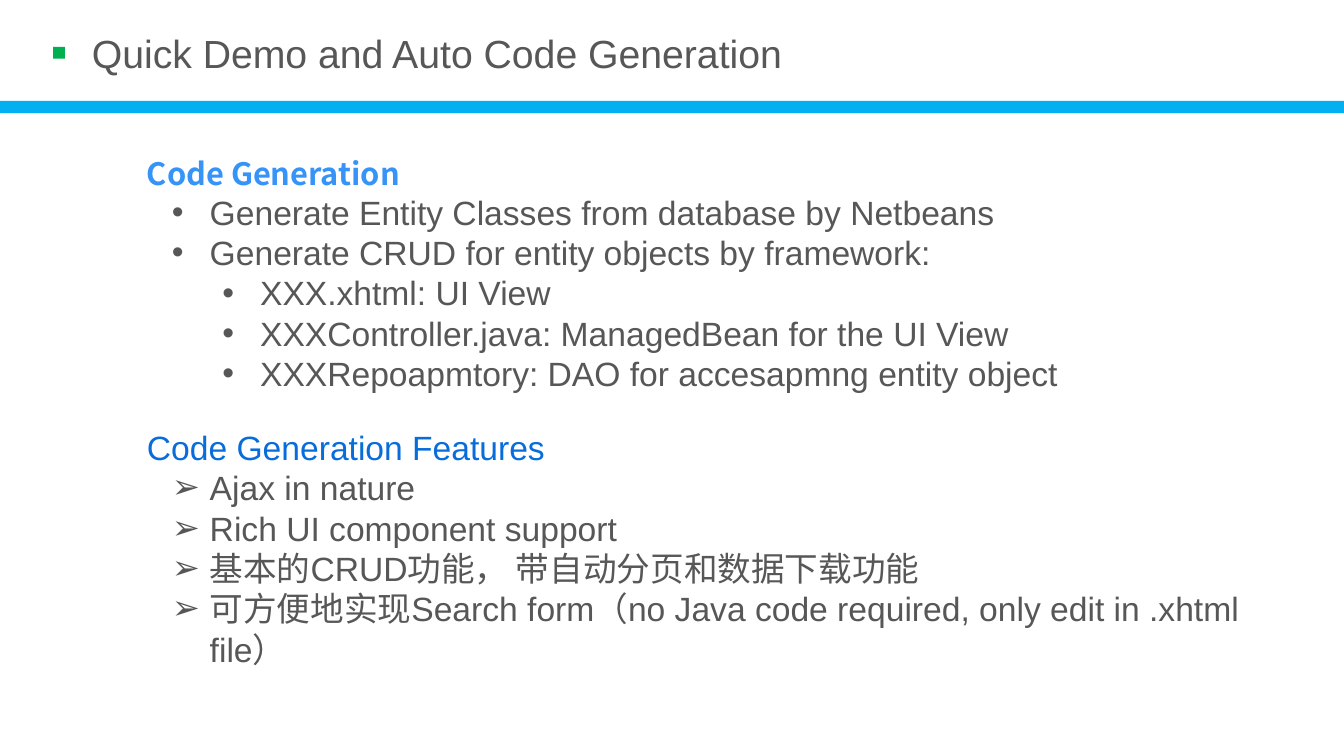
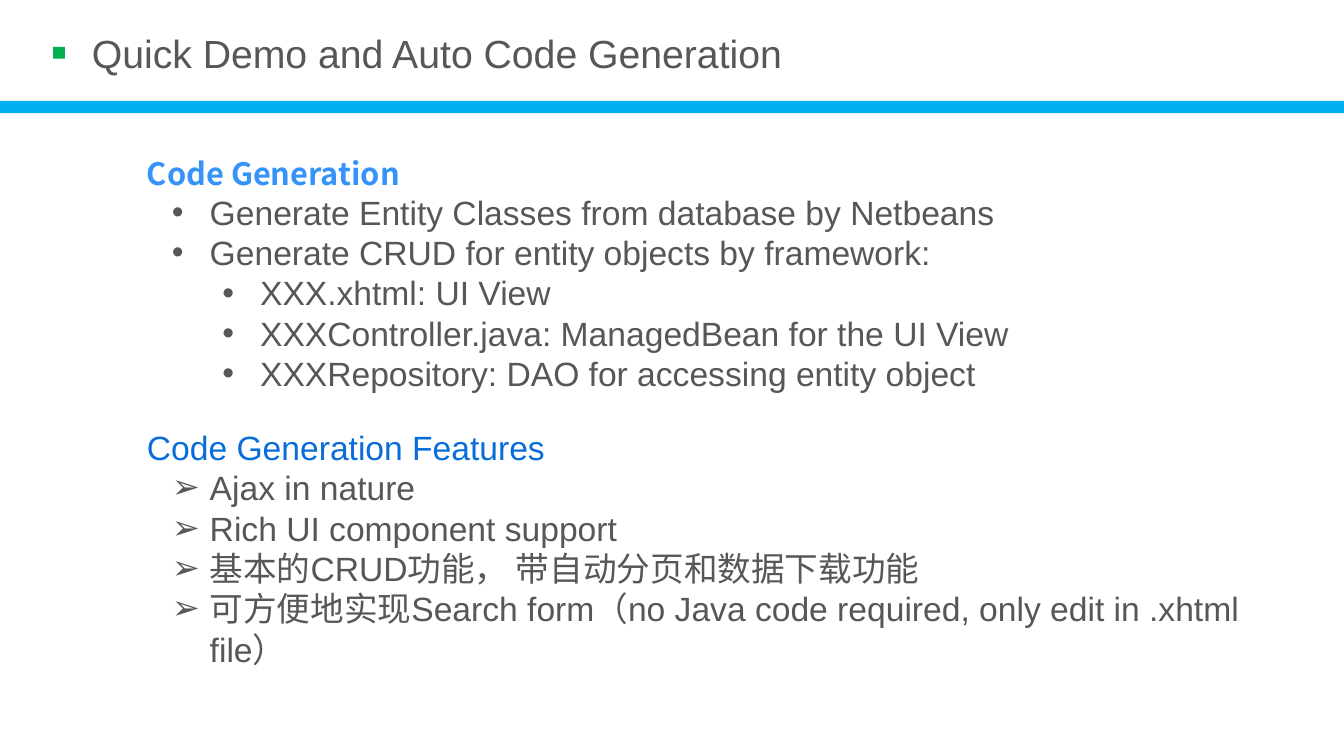
Before and after one commit to devhotmail/APMHome, a slide deck: slide 2 of Document/WebAppFrameworkDev.pptx. Drawn at 1344x756 pixels with LibreOffice and Linux fonts; fonts in the diff are those of the drawing; background and template pictures are left out. Boxes give left, top, right and bottom in pixels: in the first picture for what was removed or moved away, otherwise in the second. Text is boxed around its words. In the diff, an @@ line names an element or a change of style, - is before the commit and + after.

```diff
--- a/Document/WebAppFrameworkDev.pptx
+++ b/Document/WebAppFrameworkDev.pptx
@@ text at (260, 361, 976, 393): text changed @@
-      • XXXRepoapmtory: DAO for accesapmng entity object
+      • XXXRepository: DAO for accessing entity object
```
Also in this commit, not shown: 3 other slides changed, 3 slides added.
